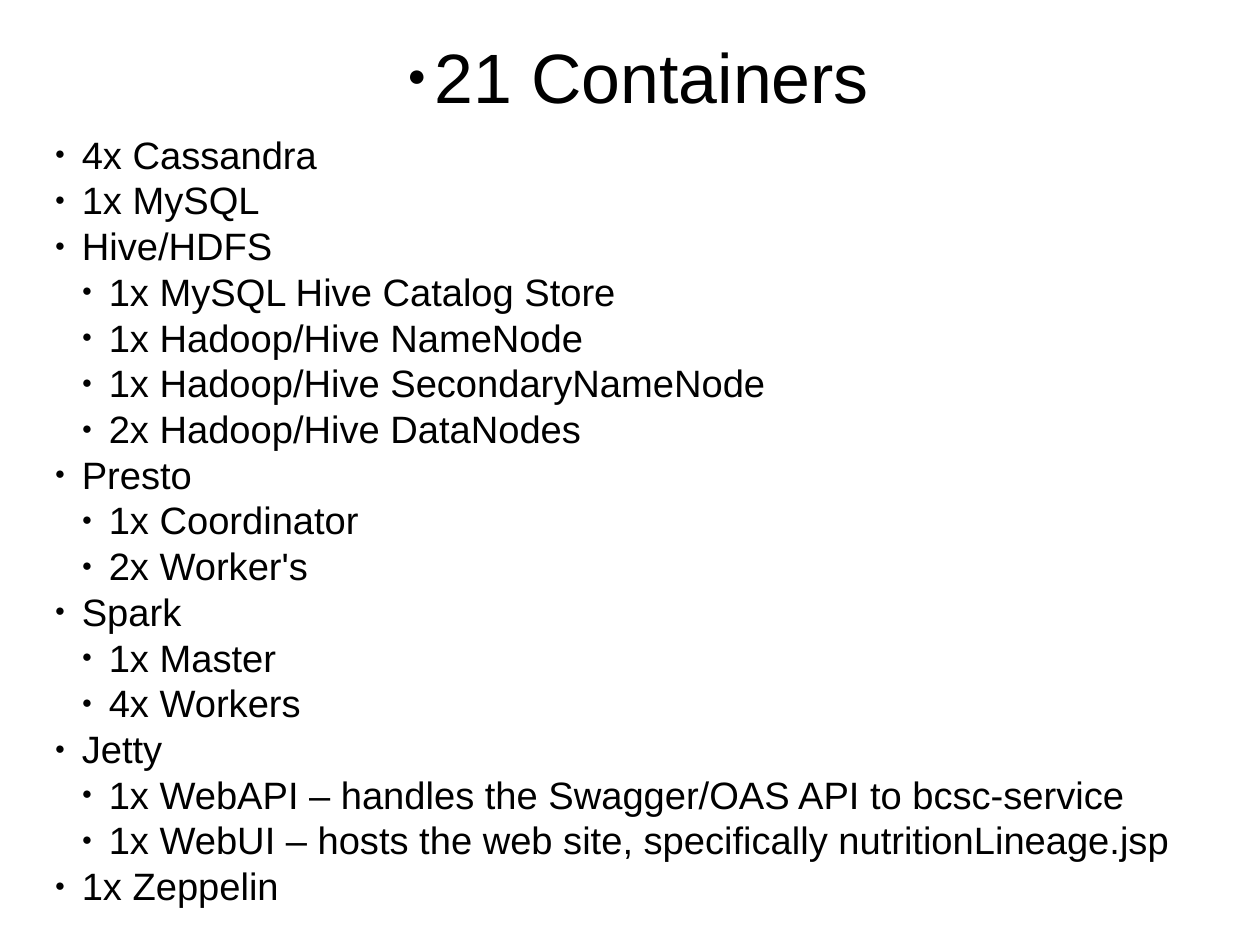
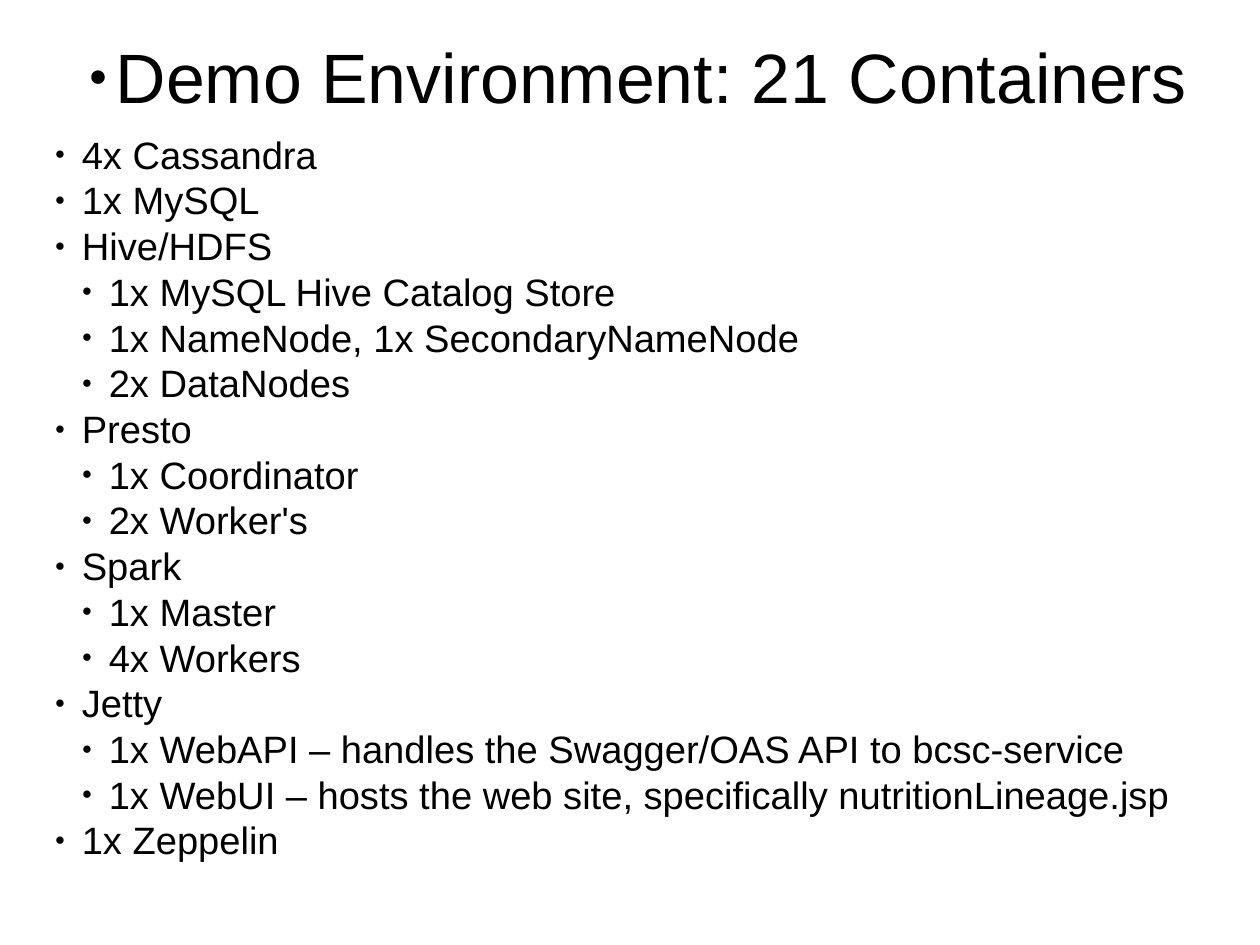
Before and after one commit to petezybrick/blockchain-supplychain, a slide deck: slide 13 of src/site/markdown/bcsc-v2.odp (slide 14 before the commit). Drawn at 1260x945 pixels with LibreOffice and Linux fonts; fonts in the diff are those of the drawing. Boxes give left, top, right and bottom in pixels: in the first picture for what was removed or moved away, otherwise in the second. Text is boxed around its words. In the diff, an @@ line names an element or a change of style, - is before the commit and + after.

```diff
--- a/src/site/markdown/bcsc-v2.odp
+++ b/src/site/markdown/bcsc-v2.odp
@@ text at [116,52,1187,104]: text changed @@
-● 21 Containers
+● Demo Environment: 21 Containers
@@ text at [109,324,799,398]: text changed @@
-  ● 1x Hadoop/Hive NameNode
-  ● 1x Hadoop/Hive SecondaryNameNode
-  ● 2x Hadoop/Hive DataNodes
+  ● 1x NameNode, 1x SecondaryNameNode
+  ● 2x DataNodes
```
Also in this commit, not shown: 10 other slides changed, 20 slides added, 1 slide removed, 1 other file.
